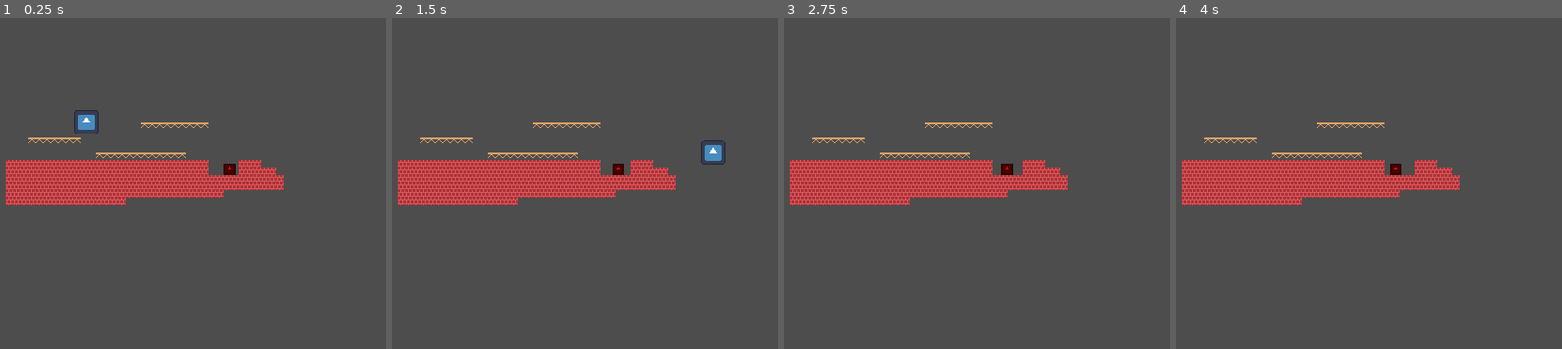
Above: before the commit, frames 1-4 (left to right).
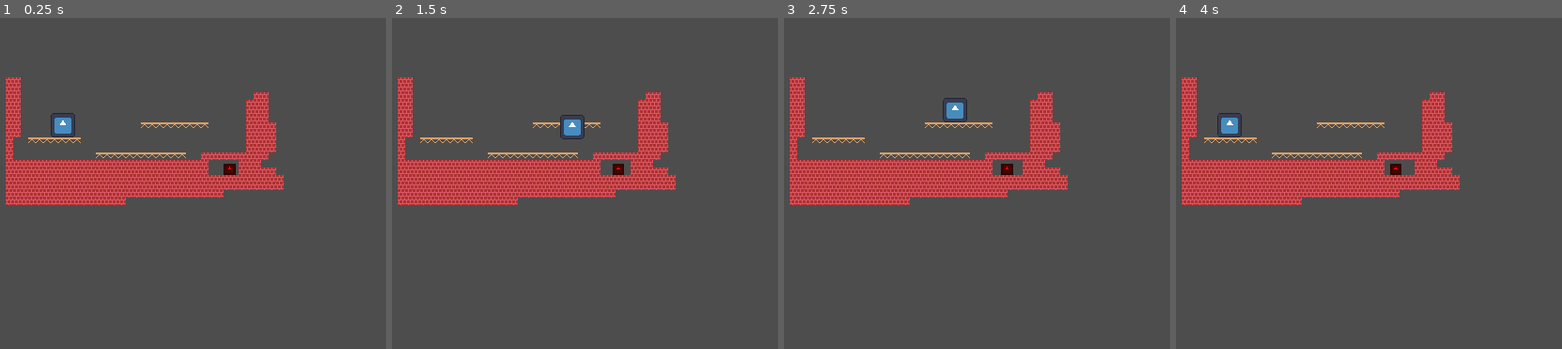
Above: after the commit, the same moments.

Repository: barndles/RolesReversedGMTK
Game: Godot game, scene res://testLevel.tscn
Same seed, same stepped clock (60 frames per second), same inputs: the game is played once before the commit and once after it. The engine's default icon, where the game draws it, is replaced by a stand-in: a white triangle on a blue panel in a dark square.
Inputs:
- Up to frame 1 (0.25 s): no input
- Up to frame 2 (1.5 s): no input
- Up to frame 3 (2.75 s): no input
- Up to frame 4 (4 s): no input

The runs differ from the first frame. In frame 1, 2.9% of the frame differs, in the area x 1-72%, y 17-43%; in frame 2, 3.0%, in the area x 1-87%, y 17-45%; in frame 3, 2.7%; in frame 4, 2.7%.

Commit message:
boy code

Diff:
--- a/Assets/Tilemap.tscn
+++ b/Assets/Tilemap.tscn
@@ -9,15 +9,20 @@
 0:0/0/physics_layer_0/linear_velocity = Vector2(0, 0)
 0:0/0/physics_layer_0/angular_velocity = 0.0
 0:0/0/physics_layer_0/polygon_0/points = PackedVector2Array(-4, -4, 4, -4, 4, 4, -4, 4)
+0:0/0/physics_layer_1/linear_velocity = Vector2(0, 0)
+0:0/0/physics_layer_1/angular_velocity = 0.0
 1:0/0 = 0
 1:0/0/physics_layer_0/linear_velocity = Vector2(0, 0)
 1:0/0/physics_layer_0/angular_velocity = 0.0
-1:0/0/physics_layer_0/polygon_0/points = PackedVector2Array(-4, -4, 4, -4, 4, 4, -4, 4)
-1:0/0/physics_layer_0/polygon_0/one_way = true
+1:0/0/physics_layer_1/linear_velocity = Vector2(0, 0)
+1:0/0/physics_layer_1/angular_velocity = 0.0
+1:0/0/physics_layer_1/polygon_0/points = PackedVector2Array(-4, -4, 4, -4, 4, 4, -4, 4)
+1:0/0/physics_layer_1/polygon_0/one_way = true
 
 [sub_resource type="TileSet" id="TileSet_m4ied"]
 tile_size = Vector2i(8, 8)
 physics_layer_0/collision_layer = 1
+physics_layer_1/collision_layer = 2
 sources/1 = SubResource("TileSetAtlasSource_l6w5g")
 
 [node name="TileMap" type="TileMap"]
--- a/player.gd
+++ b/player.gd
@@ -1,35 +1,50 @@
 extends CharacterBody2D
 
-@onready var groundRay = $Ray_DOWN
-@onready var ray_left = $Ray_LEFT
-@onready var ray_right = $Ray_RIGHT
-const SPEED = 200.0
+@onready var rayR = $RAY_R
+@onready var rayL = $RAY_L
+var groundRay
+const SPEED = 100.0
 var direction = 1
-const JUMP_VELOCITY = -200.0
+const JUMP_VELOCITY = -300.0
+var vel = 0
 
 # Get the gravity from the project settings to be synced with RigidBody nodes.
 var gravity = ProjectSettings.get_setting("physics/2d/default_gravity")
 
+func _ready():
+	velocity.x = 200
 
 func _physics_process(delta):
 	# Add the gravity.
 	if not is_on_floor():
 		velocity.y += gravity * delta
 
-	if velocity.x < 0:
-		ray_right.enabled = false
-		ray_left.enabled = true
-	elif velocity.x > 0:
-		ray_right.enabled = true
-		ray_left.enabled = false
+	if velocity.x > 0:
+		rayL.enabled = false
+		rayR.enabled = true
+		groundRay = rayR.is_colliding()
+	else:
+		rayL.enabled = true
+		rayR.enabled = false
+		groundRay = rayL.is_colliding()
 
-	velocity.x = SPEED
-	# Handle Jump.
-	if groundRay.is_colliding() == false and is_on_floor():
+	if get_wall_normal() == Vector2(-1,0):
+		direction = -1
+	if get_wall_normal() == Vector2(1,0):
+		direction = 1
+
+	velocity.x = SPEED * direction
+
+	if is_on_floor() and not groundRay:
 		velocity.y = JUMP_VELOCITY
+
 
 	# Get the input direction and handle the movement/deceleration.
 	# As good practice, you should replace UI actions with custom gameplay actions.
 
 
 	move_and_slide()
+
+func bounce(dir:Vector2):
+
+	velocity = dir
--- a/player.tscn
+++ b/player.tscn
@@ -17,11 +17,12 @@
 scale = Vector2(0.2, 0.2)
 texture = ExtResource("1_6jqv7")
 
-[node name="Ray_DOWN" type="RayCast2D" parent="."]
-target_position = Vector2(0, 19)
+[node name="RAY_R" type="RayCast2D" parent="."]
+position = Vector2(11, 13)
+target_position = Vector2(0, 7)
+collision_mask = 3
 
-[node name="Ray_RIGHT" type="RayCast2D" parent="."]
-target_position = Vector2(19, 0)
-
-[node name="Ray_LEFT" type="RayCast2D" parent="."]
-target_position = Vector2(-19, 0)
+[node name="RAY_L" type="RayCast2D" parent="."]
+position = Vector2(-11, 13)
+target_position = Vector2(0, 7)
+collision_mask = 3
--- a/testLevel.tscn
+++ b/testLevel.tscn
@@ -7,10 +7,11 @@
 [node name="Node2D" type="Node2D"]
 
 [node name="TileMap" parent="." instance=ExtResource("1_bk1s2")]
-layer_0/tile_data = PackedInt32Array(851971, 1, 0, 851972, 1 …(3055 unchanged characters)… 7, 0, 655364, 65537, 0, 655363, 65537, 0)
+layer_0/tile_data = PackedInt32Array(851971, 1, 0, 851972, 1 …(3055 unchanged characters)… 7, 0, 655364, 65537, 0, 655363, 65537, 0, 786463, 1, 0, 786464, 1, 0, 786465, 1, 0, 786466, 1, 0, 720931, 1, 0, 655395, 1, 0, 589859, 1, 0, 524323, 1, 0, 524322, 1, 0, 458786, 1, 0, 393250, 1, 0, 327714, 1, 0, 262178, 1, 0, 262177, 1, 0, 327713, 1, 0, 327712, 1, 0, 393248, 1, 0, 458784, 1, 0, 524320, 1, 0, 589856, 1, 0, 655392, 1, 0, 655393, 1, 0, 720929, 1, 0, 589857, 1, 0, 524321, 1, 0, 458785, 1, 0, 393249, 1, 0, 589858, 1, 0, 655394, 1, 0, 720930, 1, 0, 720928, 1, 0, 786462, 1, 0, 786461, 1, 0, 786460, 1, 0, 786459, 1, 0, 786458, 1, 0, 786432, 1, 0, 720896, 1, 0, 655360, 1, 0, 589824, 1, 0, 589825, 1, 0, 524289, 1, 0, 458752, 1, 0, 393216, 1, 0, 524288, 1, 0, 458753, 1, 0, 393217, 1, 0, 327681, 1, 0, 262145, 1, 0, 196609, 1, 0, 196608, 1, 0, 131072, 1, 0, 262144, 1, 0, 327680, 1, 0, 131073, 1, 0)
 
 [node name="CharacterBody2D" parent="." instance=ExtResource("2_3r1wq")]
 position = Vector2(36, 53)
+collision_mask = 3
 
 [node name="Camera2D" type="Camera2D" parent="."]
 position = Vector2(163, 70)
Not shown: 1 places in testing_scene_that_wont_cause_merge_conflicts.tscn that only renumber resources
